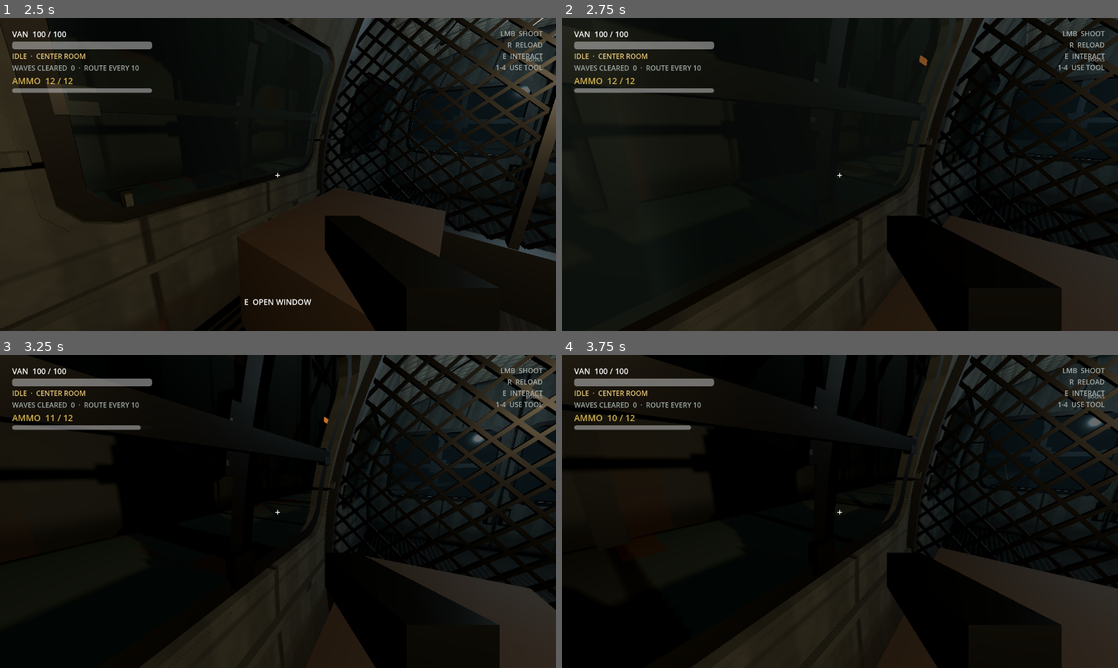
Above: before the commit, frames 1-4 (two rows, left to right).
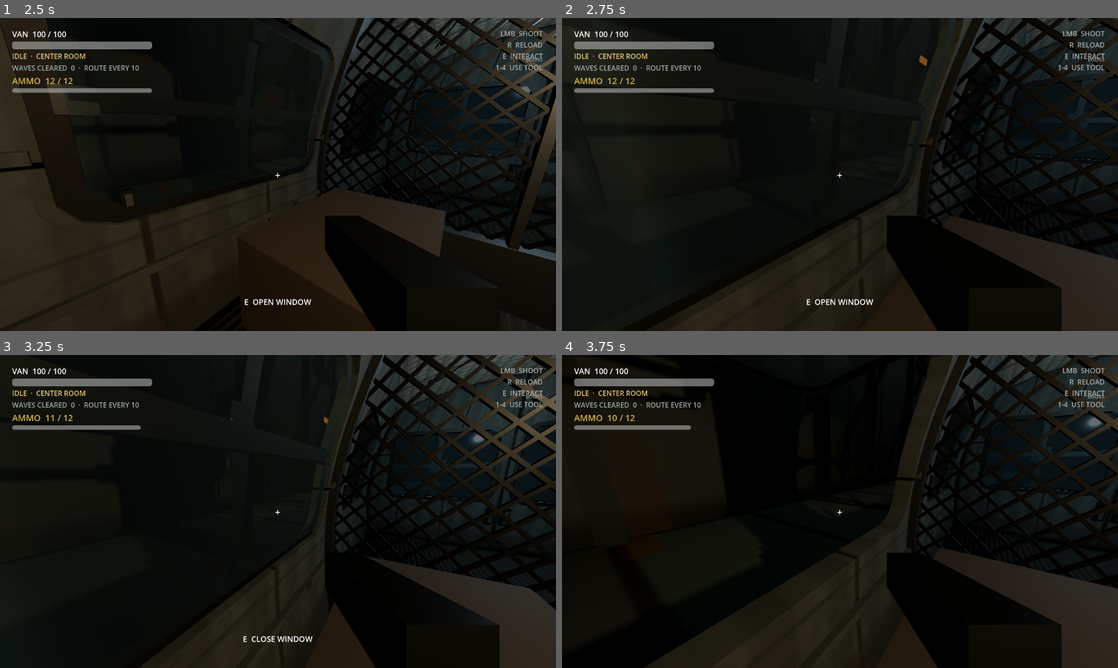
Above: after the commit, the same moments.

Repository: SebastianFreitas/van-gunner
Game: Godot game, scene res://scenes/boot/boot.tscn
Two runs of this game, one before a commit and one after it. Both use one fixed random seed, a clock stepped at 60 frames per second and the inputs below.
Inputs (mouse positions are in pixels of both pictures, inside the frame that each line leads up to):
- Up to frame 1 (2.5 s): tap Enter at 0.5 s; move the mouse to (400, 158) at 0.52 s; hold D (move_right) 0.53-1.25 s; hold E (interact) 0.53-1.25 s; click "SLOT 1 · NEW RUN" at 1.25 s; tap Space at 2 s; move the mouse to (250, 174) at 2.02 s; hold W (move_forward) from 2.03 s (still down); tap E (interact) at 2.1 s
- Up to frame 2 (2.75 s): keep holding W (move_forward)
- Up to frame 3 (3.25 s): keep holding W (move_forward); move the mouse to (289, 505) at 2.77 s; press the mouse at (289, 505) at 2.78 s; tap E (interact) at 3.05 s
- Up to frame 4 (3.75 s): keep holding W (move_forward); move the mouse to (834, 517) at 3.52 s; release the mouse at (834, 517) at 3.53 s; tap 1 (use_slot_1) at 3.6 s

Frame 1 is identical in both runs. In frame 2, 0.1% of the frame differs, in the area x 44-56%, y 89-92%; in frame 3, 0.2%; in frame 4, 0.7%, in the area x 0-81%, y 0-100%.

Commit message:
Fix van door and window interact hitboxes.
Replace frame-only colliders with full-panel hitboxes and resolve rear door side from the ray hit point so glass, handles, and the correct leaf register reliably.

Co-authored-by: Cursor <cursoragent@cursor.com>

Diff:
--- a/scenes/van/van.tscn
+++ b/scenes/van/van.tscn
@@ -179,6 +179,12 @@
 [sub_resource type="BoxShape3D" id="RearDoorLeafRail"]
 size = Vector3(0.25, 1.44, 0.16)
 
+[sub_resource type="BoxShape3D" id="RearDoorLeafShape"]
+size = Vector3(2.38, 3.1, 0.24)
+
+[sub_resource type="BoxShape3D" id="SideWindowInteractShape"]
+size = Vector3(0.24, 1.36, 2.4)
+
 [sub_resource type="BoxShape3D" id="RearDoorBlockerBottom"]
 size = Vector3(2.38, 1.07, 0.32)
 
@@ -425,21 +431,8 @@
 collision_mask = 0
 script = ExtResource("24")
 
-[node name="Bottom" type="CollisionShape3D" parent="TravelPath/VanFollow/VanRig/Interior/Shell/SideWindows/LeftRear/Hinge/Interact" unique_id=979292060]
-transform = Transform3D(1, 0, 0, 0, 1, 0, 0, 0, 1, 0, -0.61, 0)
-shape = SubResource("SideWindowInteractBottom")
-
-[node name="Top" type="CollisionShape3D" parent="TravelPath/VanFollow/VanRig/Interior/Shell/SideWindows/LeftRear/Hinge/Interact" unique_id=979292061]
-transform = Transform3D(1, 0, 0, 0, 1, 0, 0, 0, 1, 0, 0.61, 0)
-shape = SubResource("SideWindowInteractTop")
-
-[node name="LeftRail" type="CollisionShape3D" parent="TravelPath/VanFollow/VanRig/Interior/Shell/SideWindows/LeftRear/Hinge/Interact" unique_id=979292062]
-transform = Transform3D(1, 0, 0, 0, 1, 0, 0, 0, 1, 0, 0, -1.13)
-shape = SubResource("SideWindowInteractRail")
-
-[node name="RightRail" type="CollisionShape3D" parent="TravelPath/VanFollow/VanRig/Interior/Shell/SideWindows/LeftRear/Hinge/Interact" unique_id=979292063]
-transform = Transform3D(1, 0, 0, 0, 1, 0, 0, 0, 1, 0, 0, 1.13)
-shape = SubResource("SideWindowInteractRail")
+[node name="Hit" type="CollisionShape3D" parent="TravelPath/VanFollow/VanRig/Interior/Shell/SideWindows/LeftRear/Hinge/Interact" unique_id=979292060]
+shape = SubResource("SideWindowInteractShape")
 
 [node name="LeftFront" type="Node3D" parent="TravelPath/VanFollow/VanRig/Interior/Shell/SideWindows" unique_id=219665426]
 transform = Transform3D(0.98043753, 0.19683053, 0, -0.19683053, 0.98043753, 0, 0, 0, 1, -2.45536321, 1.77500000, -0.375)
@@ -514,21 +507,8 @@
 script = ExtResource("24")
 window_id = "left_front"
 
-[node name="Bottom" type="CollisionShape3D" parent="TravelPath/VanFollow/VanRig/Interior/Shell/SideWindows/LeftFront/Hinge/Interact" unique_id=1766894247]
-transform = Transform3D(1, 0, 0, 0, 1, 0, 0, 0, 1, 0, -0.61, 0)
-shape = SubResource("SideWindowInteractBottom")
-
-[node name="Top" type="CollisionShape3D" parent="TravelPath/VanFollow/VanRig/Interior/Shell/SideWindows/LeftFront/Hinge/Interact" unique_id=1766894248]
-transform = Transform3D(1, 0, 0, 0, 1, 0, 0, 0, 1, 0, 0.61, 0)
-shape = SubResource("SideWindowInteractTop")
-
-[node name="LeftRail" type="CollisionShape3D" parent="TravelPath/VanFollow/VanRig/Interior/Shell/SideWindows/LeftFront/Hinge/Interact" unique_id=1766894249]
-transform = Transform3D(1, 0, 0, 0, 1, 0, 0, 0, 1, 0, 0, -1.13)
-shape = SubResource("SideWindowInteractRail")
-
-[node name="RightRail" type="CollisionShape3D" parent="TravelPath/VanFollow/VanRig/Interior/Shell/SideWindows/LeftFront/Hinge/Interact" unique_id=1766894250]
-transform = Transform3D(1, 0, 0, 0, 1, 0, 0, 0, 1, 0, 0, 1.13)
-shape = SubResource("SideWindowInteractRail")
+[node name="Hit" type="CollisionShape3D" parent="TravelPath/VanFollow/VanRig/Interior/Shell/SideWindows/LeftFront/Hinge/Interact" unique_id=1766894247]
+shape = SubResource("SideWindowInteractShape")
 
 [node name="RightRear" type="Node3D" parent="TravelPath/VanFollow/VanRig/Interior/Shell/SideWindows" unique_id=1617635276]
 transform = Transform3D(0.98043753, -0.19683053, 0, 0.19683053, 0.98043753, 0, 0, 0, 1, 2.45536321, 1.77500000, 2.835)
@@ -603,21 +583,8 @@
 script = ExtResource("24")
 window_id = "right_rear"
 
-[node name="Bottom" type="CollisionShape3D" parent="TravelPath/VanFollow/VanRig/Interior/Shell/SideWindows/RightRear/Hinge/Interact" unique_id=300110584]
-transform = Transform3D(1, 0, 0, 0, 1, 0, 0, 0, 1, 0, -0.61, 0)
-shape = SubResource("SideWindowInteractBottom")
-
-[node name="Top" type="CollisionShape3D" parent="TravelPath/VanFollow/VanRig/Interior/Shell/SideWindows/RightRear/Hinge/Interact" unique_id=300110585]
-transform = Transform3D(1, 0, 0, 0, 1, 0, 0, 0, 1, 0, 0.61, 0)
-shape = SubResource("SideWindowInteractTop")
-
-[node name="LeftRail" type="CollisionShape3D" parent="TravelPath/VanFollow/VanRig/Interior/Shell/SideWindows/RightRear/Hinge/Interact" unique_id=300110586]
-transform = Transform3D(1, 0, 0, 0, 1, 0, 0, 0, 1, 0, 0, -1.13)
-shape = SubResource("SideWindowInteractRail")
-
-[node name="RightRail" type="CollisionShape3D" parent="TravelPath/VanFollow/VanRig/Interior/Shell/SideWindows/RightRear/Hinge/Interact" unique_id=300110587]
-transform = Transform3D(1, 0, 0, 0, 1, 0, 0, 0, 1, 0, 0, 1.13)
-shape = SubResource("SideWindowInteractRail")
+[node name="Hit" type="CollisionShape3D" parent="TravelPath/VanFollow/VanRig/Interior/Shell/SideWindows/RightRear/Hinge/Interact" unique_id=300110584]
+shape = SubResource("SideWindowInteractShape")
 
 [node name="RightFront" type="Node3D" parent="TravelPath/VanFollow/VanRig/Interior/Shell/SideWindows" unique_id=1383495958]
 transform = Transform3D(0.98043753, -0.19683053, 0, 0.19683053, 0.98043753, 0, 0, 0, 1, 2.45536321, 1.77500000, -0.375)
@@ -692,21 +659,8 @@
 script = ExtResource("24")
 window_id = "right_front"
 
-[node name="Bottom" type="CollisionShape3D" parent="TravelPath/VanFollow/VanRig/Interior/Shell/SideWindows/RightFront/Hinge/Interact" unique_id=1074322825]
-transform = Transform3D(1, 0, 0, 0, 1, 0, 0, 0, 1, 0, -0.61, 0)
-shape = SubResource("SideWindowInteractBottom")
-
-[node name="Top" type="CollisionShape3D" parent="TravelPath/VanFollow/VanRig/Interior/Shell/SideWindows/RightFront/Hinge/Interact" unique_id=1074322826]
-transform = Transform3D(1, 0, 0, 0, 1, 0, 0, 0, 1, 0, 0.61, 0)
-shape = SubResource("SideWindowInteractTop")
-
-[node name="LeftRail" type="CollisionShape3D" parent="TravelPath/VanFollow/VanRig/Interior/Shell/SideWindows/RightFront/Hinge/Interact" unique_id=1074322827]
-transform = Transform3D(1, 0, 0, 0, 1, 0, 0, 0, 1, 0, 0, -1.13)
-shape = SubResource("SideWindowInteractRail")
-
-[node name="RightRail" type="CollisionShape3D" parent="TravelPath/VanFollow/VanRig/Interior/Shell/SideWindows/RightFront/Hinge/Interact" unique_id=1074322828]
-transform = Transform3D(1, 0, 0, 0, 1, 0, 0, 0, 1, 0, 0, 1.13)
-shape = SubResource("SideWindowInteractRail")
+[node name="Hit" type="CollisionShape3D" parent="TravelPath/VanFollow/VanRig/Interior/Shell/SideWindows/RightFront/Hinge/Interact" unique_id=1074322825]
+shape = SubResource("SideWindowInteractShape")
 
 [node name="SideDoors" type="Node3D" parent="TravelPath/VanFollow/VanRig/Interior/Shell" unique_id=1902064671 groups=["side_doors"]]
 script = ExtResource("19")
@@ -891,22 +845,10 @@
 collision_layer = 2
 collision_mask = 0
 script = ExtResource("15")
-
-[node name="Bottom" type="CollisionShape3D" parent="TravelPath/VanFollow/VanRig/Interior/Shell/RearWall/LeftHinge/Interact" unique_id=2071228218]
-transform = Transform3D(1, 0, 0, 0, 1, 0, 0, 0, 1, 0, -1.015, 0)
-shape = SubResource("RearDoorLeafBottom")
-
-[node name="Top" type="CollisionShape3D" parent="TravelPath/VanFollow/VanRig/Interior/Shell/RearWall/LeftHinge/Interact" unique_id=815661527]
-transform = Transform3D(1, 0, 0, 0, 1, 0, 0, 0, 1, 0, 1.24, 0)
-shape = SubResource("RearDoorLeafTop")
-
-[node name="LeftRail" type="CollisionShape3D" parent="TravelPath/VanFollow/VanRig/Interior/Shell/RearWall/LeftHinge/Interact" unique_id=1068217556]
-transform = Transform3D(1, 0, 0, 0, 1, 0, 0, 0, 1, -1.065, 0.225, 0)
-shape = SubResource("RearDoorLeafRail")
-
-[node name="RightRail" type="CollisionShape3D" parent="TravelPath/VanFollow/VanRig/Interior/Shell/RearWall/LeftHinge/Interact" unique_id=1582196809]
-transform = Transform3D(1, 0, 0, 0, 1, 0, 0, 0, 1, 1.065, 0.225, 0)
-shape = SubResource("RearDoorLeafRail")
+side = "left"
+
+[node name="Hit" type="CollisionShape3D" parent="TravelPath/VanFollow/VanRig/Interior/Shell/RearWall/LeftHinge/Interact" unique_id=2071228218]
+shape = SubResource("RearDoorLeafShape")
 
 [node name="RightHinge" type="Node3D" parent="TravelPath/VanFollow/VanRig/Interior/Shell/RearWall" unique_id=1576193080]
 transform = Transform3D(1, 0, 0, 0, 1, 0, 0, 0, 1, 2.39, 1.55, 4.71)
@@ -978,21 +920,8 @@
 script = ExtResource("15")
 side = "right"
 
-[node name="Bottom" type="CollisionShape3D" parent="TravelPath/VanFollow/VanRig/Interior/Shell/RearWall/RightHinge/Interact" unique_id=1550700880]
-transform = Transform3D(1, 0, 0, 0, 1, 0, 0, 0, 1, 0, -1.015, 0)
-shape = SubResource("RearDoorLeafBottom")
-
-[node name="Top" type="CollisionShape3D" parent="TravelPath/VanFollow/VanRig/Interior/Shell/RearWall/RightHinge/Interact" unique_id=964507295]
-transform = Transform3D(1, 0, 0, 0, 1, 0, 0, 0, 1, 0, 1.24, 0)
-shape = SubResource("RearDoorLeafTop")
-
-[node name="LeftRail" type="CollisionShape3D" parent="TravelPath/VanFollow/VanRig/Interior/Shell/RearWall/RightHinge/Interact" unique_id=163987176]
-transform = Transform3D(1, 0, 0, 0, 1, 0, 0, 0, 1, -1.065, 0.225, 0)
-shape = SubResource("RearDoorLeafRail")
-
-[node name="RightRail" type="CollisionShape3D" parent="TravelPath/VanFollow/VanRig/Interior/Shell/RearWall/RightHinge/Interact" unique_id=526257041]
-transform = Transform3D(1, 0, 0, 0, 1, 0, 0, 0, 1, 1.065, 0.225, 0)
-shape = SubResource("RearDoorLeafRail")
+[node name="Hit" type="CollisionShape3D" parent="TravelPath/VanFollow/VanRig/Interior/Shell/RearWall/RightHinge/Interact" unique_id=1550700880]
+shape = SubResource("RearDoorLeafShape")
 
 [node name="Blocker" type="StaticBody3D" parent="TravelPath/VanFollow/VanRig/Interior/Shell/RearWall" unique_id=1788784777]
 collision_mask = 0
--- a/scripts/player/fps_player.gd
+++ b/scripts/player/fps_player.gd
@@ -10,6 +10,8 @@
 @export var step_height := 0.35
 @export var step_check_distance := 0.45
 @export var movement_reference_path: NodePath
+
+const _REAR_DOOR_INTERACT_SCRIPT := preload("res://scripts/run/rear_door_interact.gd")
 
 @onready var head: Node3D = $Head
 @onready var interaction_ray: RayCast3D = $Head/Camera3D/InteractionRay
@@ -160,6 +162,10 @@
 		var collider := interaction_ray.get_collider()
 		if collider is Interactable:
 			next = collider
+			if collider.get_script() == _REAR_DOOR_INTERACT_SCRIPT:
+				var resolved := _resolve_rear_door_interact(interaction_ray.get_collision_point())
+				if resolved:
+					next = resolved
 	if next == _current_interactable:
 		if next:
 			interaction_prompt_changed.emit(next.get_interaction_prompt())
@@ -168,3 +174,11 @@
 	interaction_prompt_changed.emit(
 		_current_interactable.get_interaction_prompt() if _current_interactable else ""
 	)
+
+
+func _resolve_rear_door_interact(hit_point: Vector3) -> Interactable:
+	var rear_doors := get_tree().get_first_node_in_group(&"rear_doors")
+	if rear_doors == null:
+		return null
+	var hinge_name := "LeftHinge" if hit_point.x < 0.0 else "RightHinge"
+	return rear_doors.get_node_or_null("%s/Interact" % hinge_name) as Interactable
